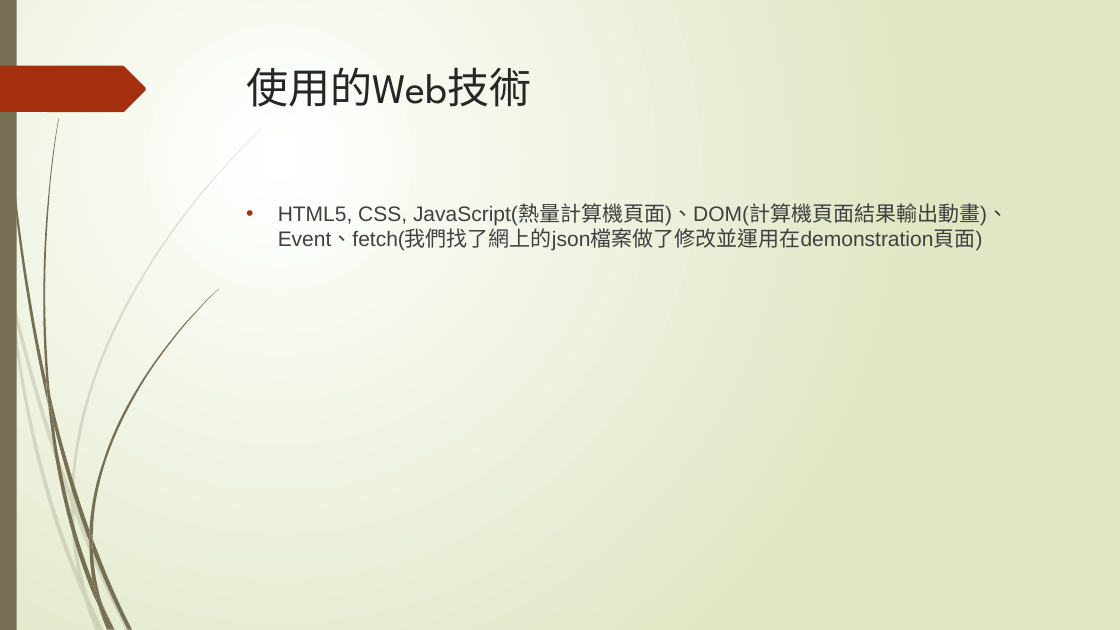
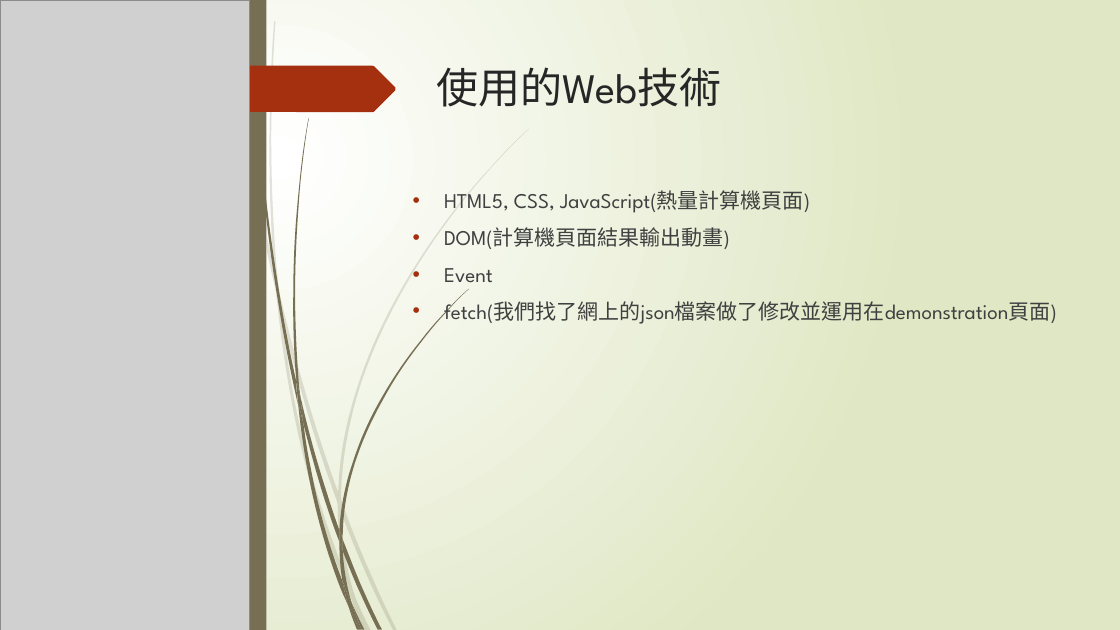
Before and after one commit to james-92/Web_FinalProject, a slide deck: slide 8 of 01157004+01157028.pptx. Drawn at 1120x630 pixels with LibreOffice and Linux fonts; fonts in the diff are those of the drawing; grey boxes stand for pictures. Boxes give left, top, right and bottom in pixels: in the first picture for what was removed or moved away, otherwise in the second. Text is boxed around its words. In the diff, an @@ line names an element or a change of style, - is before the commit and + after.

```diff
--- a/01157004+01157028.pptx
+++ b/01157004+01157028.pptx
@@ rectangle added at [0, 0, 1120, 630], fill gradient #FFFFFF to #DFE8C4 @@
@@ picture added at [0, 0, 250, 630] @@
@@ rectangle added at [250, 0, 266, 630], fill #766F54 @@
@@ title "使用的Web技術": place and size @@
-title "使用的Web技術" at [247, 67, 532, 107]
+title "使用的Web技術" at [436, 67, 721, 107]
@@ freeform shape added at [250, 66, 396, 112], fill #A53010 @@
@@ text at [444, 190, 1057, 324]: text changed; font Arial to League Spartan @@
-• HTML5, CSS, JavaScript(熱量計算機頁面)、DOM(計算機頁面結果輸出動畫)、Event、fetch(我們找了網上的json檔案做了修改並運用在demonstration頁面)
+• HTML5, CSS, JavaScript(熱量計算機頁面)
+• DOM(計算機頁面結果輸出動畫)
+• Event
+• fetch(我們找了網上的json檔案做了修改並運用在demonstration頁面)
@@ group removed at [9, 290, 88, 600]: 4 freeform shapes @@
@@ group removed at [43, 118, 218, 607]: 7 freeform shapes @@
@@ group added at [252, 0, 469, 630]: 12 freeform shapes @@
@@ group added at [267, 21, 529, 630]: 12 freeform shapes @@
```
Also in this commit, not shown: 8 other slides changed, 6 slides added.
